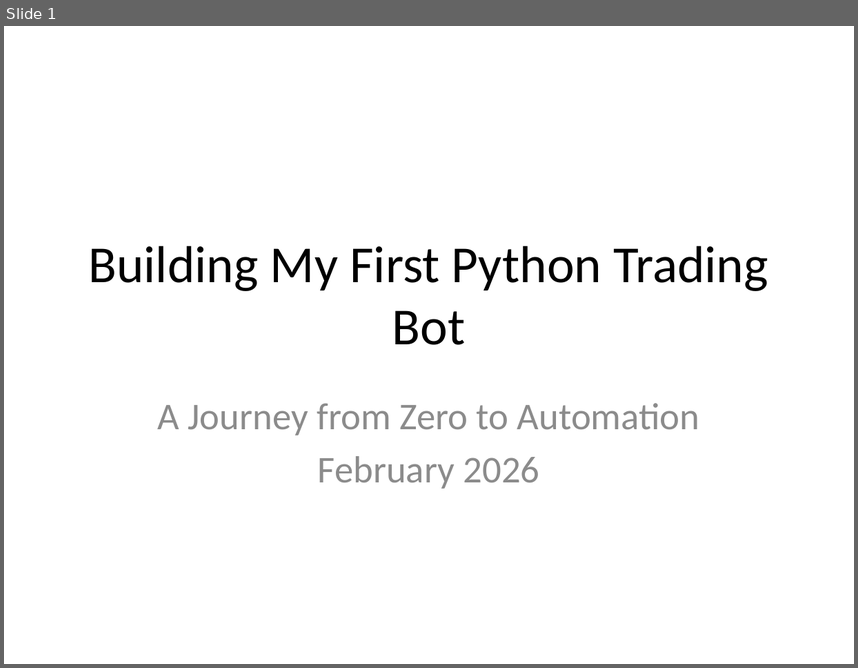
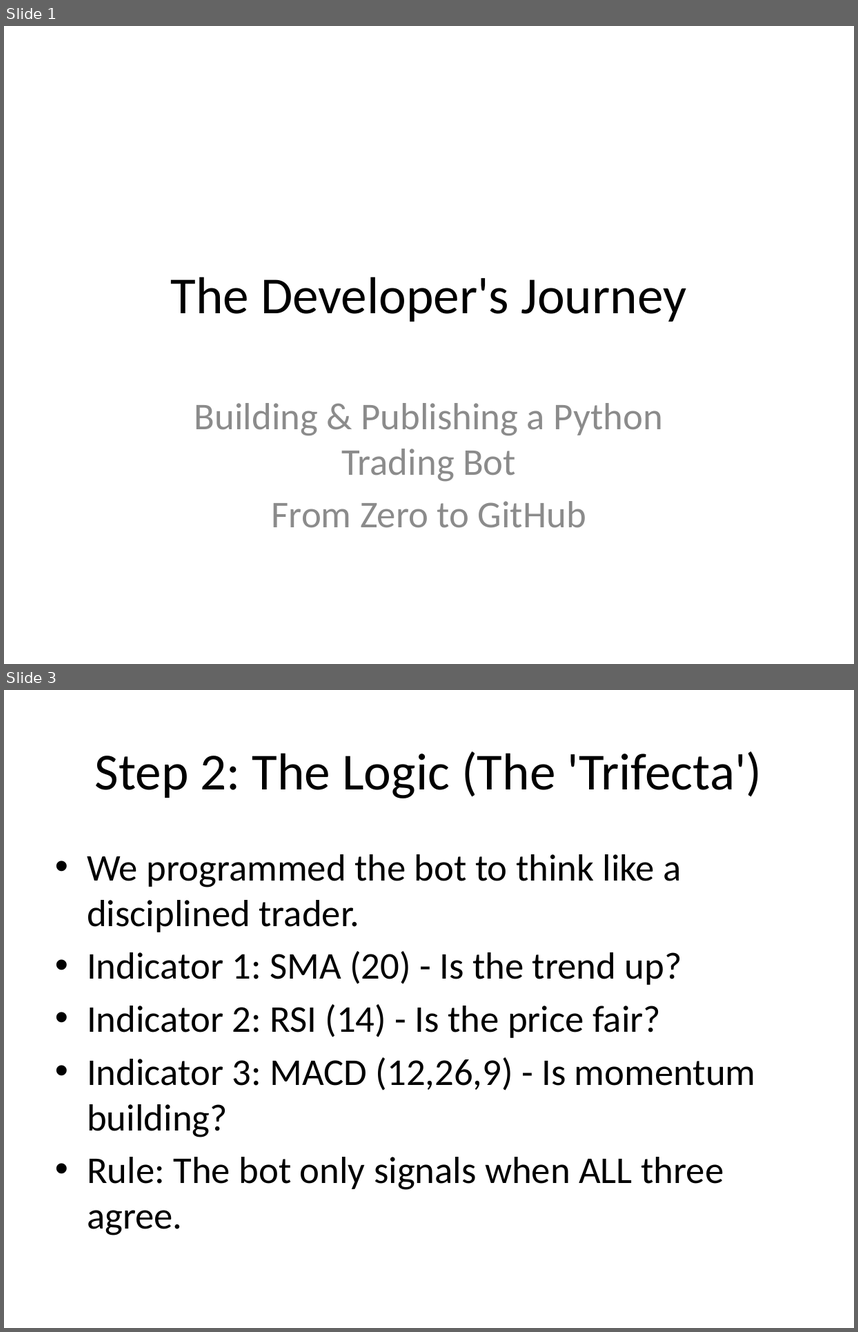
Before and after one commit to learnhowtolikeit/python-trading-bot, a slide deck: My_Trading_Bot_Journey.pptx. Shown one above the other, each under a label of ours: slide 1 before the commit, slides 1 and 3 after it; the slides between them are not shown. The pictures are 858x668 and 858x1332 pixels, drawn with LibreOffice and Linux fonts; fonts in the diff are those of the drawing. Boxes give left, top, right and bottom in pixels: in the first picture for what was removed or moved away, otherwise in the second. Text is boxed around its words. In the diff, an @@ line names an element or a change of style, - is before the commit and + after.

Commit message:
Updated PPTX Journey Deck

```diff
--- a/My_Trading_Bot_Journey.pptx
+++ b/My_Trading_Bot_Journey.pptx
@@ slide 3 added at box(4, 690, 854, 1328), background #FFFFFF @@
@@ title added at box(95, 751, 762, 798), 44 pt, text #000000 @@
+Step 2: The Logic (The 'Trifecta')
@@ text added at box(87, 854, 756, 1235), 32 pt, text #000000 @@
+• We programmed the bot to think like a disciplined trader.
+• Indicator 1: SMA (20) - Is the trend up?
+• Indicator 2: RSI (14) - Is the price fair?
+• Indicator 3: MACD (12,26,9) - Is momentum building?
+• Rule: The bot only signals when ALL three agree.
@@ slide 1 changed as well @@
@@ title at box(171, 276, 686, 321): text changed @@
-Building My First Python Trading Bot
+The Developer's Journey
@@ subtitle at box(194, 403, 662, 528): text changed @@
-A Journey from Zero to Automation
-February 2026
+Building & Publishing a Python Trading Bot
+From Zero to GitHub
```
Also in this commit, not shown: 1 other slide changed, 5 other slides added, 3 slides removed, 1 other file.
